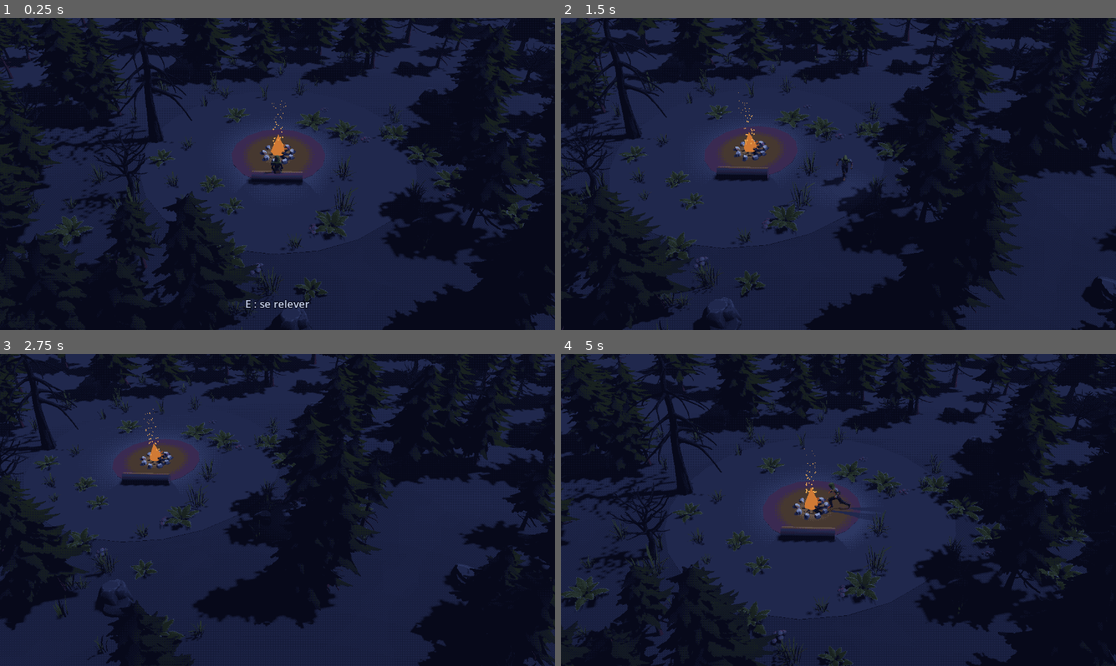
Above: before the commit, frames 1-4 (two rows, left to right).
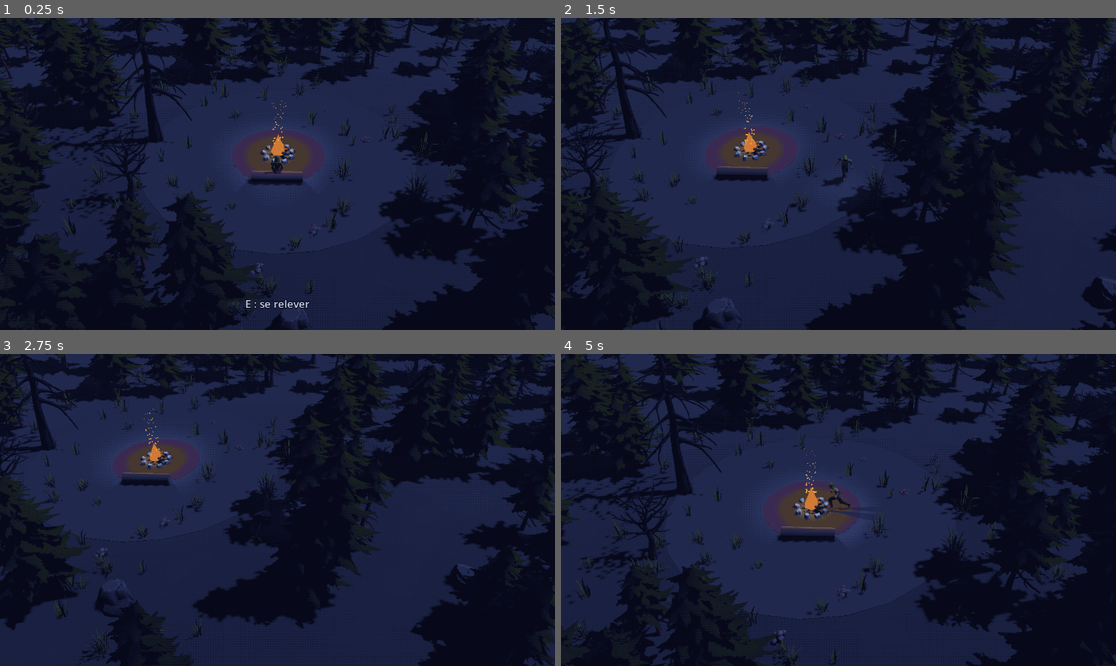
Above: after the commit, the same moments.

Repository: tomberardpro-tech/Dark-Fantasy
Game: Godot game, scene res://scenes/main.tscn
Same seed, same stepped clock (60 frames per second), same inputs: the game is played once before the commit and once after it.
Inputs (mouse positions are in pixels of both pictures, inside the frame that each line leads up to):
- Up to frame 1 (0.25 s): no input
- Up to frame 2 (1.5 s): tap Enter at 0.5 s; move the mouse to (960, 158) at 0.52 s; hold D (droite) 0.53-1.28 s; hold Shift (courir) 0.53-1.28 s; click (960, 158) at 0.67 s; move the mouse to (727, 189) at 1.27 s; hold Down from 1.28 s (still down); tap E (interagir) at 1.35 s
- Up to frame 3 (2.75 s): move the mouse to (333, 441) at 2.02 s; release Down at 2.03 s; hold D (droite) from 2.03 s (still down); tap S (reculer) at 2.1 s
- Up to frame 4 (5 s): move the mouse to (810, 572) at 2.77 s; release D (droite) at 2.78 s; hold W (avancer) 2.78-3.53 s; tap Space (roulade) at 2.85 s; click (810, 572) at 2.92 s; move the mouse to (1005, 556) at 3.52 s; hold Shift (courir) 3.53-4.28 s; hold A (gauche) from 3.53 s (still down); move the mouse to (672, 463) at 4.27 s; tap E (interagir) at 4.35 s

The runs differ from the first frame. In frame 1, 2.6% of the frame differs, in the area x 5-98%, y 10-92%; in frame 2, 2.0%; in frame 3, 1.8%; in frame 4, 3.1%, in the area x 0-95%, y 13-100%.

Commit message:
Retrait des fougères
Co-Authored-By: Claude Opus 5.5 <noreply@anthropic.com>

Diff:
--- a/scripts/foret.gd
+++ b/scripts/foret.gd
@@ -1,6 +1,6 @@
 extends Node3D
 ## Forêt autour de la clairière, avec les modèles Quaternius (Stylized Nature MegaKit) :
-## pins, arbres morts, rochers, et des herbes, fougères et champignons dans la clairière.
+## pins, arbres morts, rochers, et des herbes et champignons dans la clairière.
 ## Placés au hasard, mais toujours au même endroit grâce à une « graine » fixe.
 ## Chaque modèle est assombri et teinté vers la palette du jeu (voir CONTEXTE.md).
 
@@ -19,7 +19,7 @@
 const PINS := ["Pine_1", "Pine_2", "Pine_3", "Pine_4", "Pine_5"]
 const ARBRES_MORTS := ["DeadTree_1", "DeadTree_2", "DeadTree_3", "DeadTree_4", "DeadTree_5"]
 const ROCHERS := ["Rock_Medium_1", "Rock_Medium_2", "Rock_Medium_3"]
-const HERBES := ["Grass_Wispy_Short", "Grass_Wispy_Tall", "Grass_Common_Short", "Fern_1"]
+const HERBES := ["Grass_Wispy_Short", "Grass_Wispy_Tall", "Grass_Common_Short"]
 
 ## Teinte appliquée à chaque famille de matériaux pour coller à la palette sombre.
 const TEINTES := {
@@ -53,7 +53,7 @@
 		var taille := _rng.randf_range(0.3, 0.6)
 		_placer(ROCHERS, pos, taille)
 		_ajouter_obstacle(pos, 1.3 * taille)
-	# Herbes et fougères : surtout au bord de la clairière, jamais près du feu.
+	# Herbes : surtout au bord de la clairière, jamais près du feu.
 	for i in nombre_herbes:
 		_placer(HERBES, _position_au_hasard(3.5, 14.0), _rng.randf_range(0.5, 0.9))
 	for i in 6:
